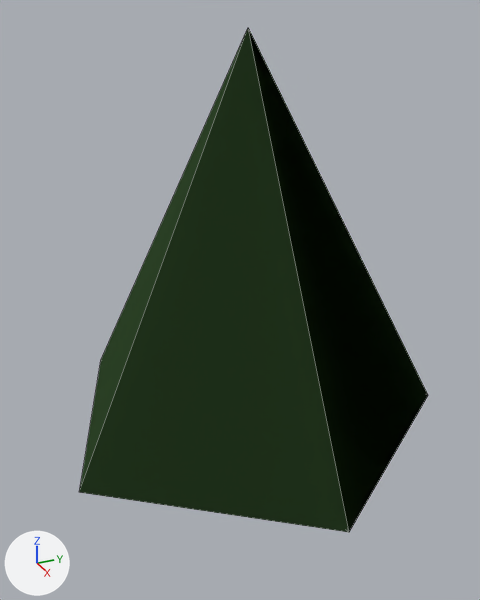
A saved change to the glTF model public/model/quaternius/nature/GrassClump.glb.
Rendered twice from a camera (50 mm lens) standing at (1.016, -0.471, 0.944) and looking at (0.0, -0.014, 0.436). The axes (+X, +Y, +Z) are drawn at lower left. The lights are the same throughout. The picture after the commit comes second. Mesh edges are drawn as thin lines. Vertices at exactly the same position are counted once.

In view in the first picture: 'filler_GrassClump'.
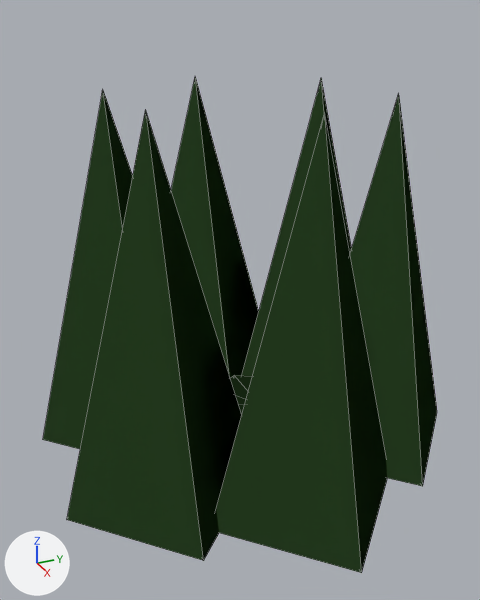
The edits, one by one:
me_grassclump is used by ob_filler_grassclump; location (0.0, 0.0, 0.0).
me_grassclump had 20 vertices, 28 faces and spanned x -0.303..0.375, y -0.357..0.357, z 0.0..0.9.
me_grassclump now has 44 vertices, 56 faces and spans x -0.415..0.415, y -0.383..0.383, z 0.0..0.805.
me_grassclump part 1: the loose piece of 14 vertices spanning x -0.05..0.05, y -0.043..0.043, z 0.0..0.3 is scaled about the mesh origin by (1.2, 1.2, 0.8).
Part 2, on me_grassclump:
6 vertices are removed from x -0.303..0.375, y -0.357..0.357, z 0.2..0.9.
8 faces are deleted.
12 vertices are added at x -0.415..0.24, y -0.383..0.208, z 0.155.
12 new vertices lie (0.175, 0.175, 0.0) away from vertices in x -0.415..0.24, y -0.383..0.208, z 0.155.
6 new vertices lie (-0.175, 0.0, 0.65) away from vertices in x -0.065..0.415, y -0.208..0.208, z 0.155.
36 new faces join them.

Location of each change, [x1, y1, x2, y2] in pixels of the pictures (480 x 600 px; the box of a moved part takes in the faces that stretch with it):
'filler_GrassClump', reshaped (13% wider)
    before: [79, 28, 428, 532]
    after: [43, 77, 437, 573]
part 1 of me_grassclump, moved or reshaped (not visible before)
    after: [230, 375, 252, 414]
part 2 of me_grassclump, built on
    before: [79, 28, 428, 532]
    after: [43, 77, 437, 573]
